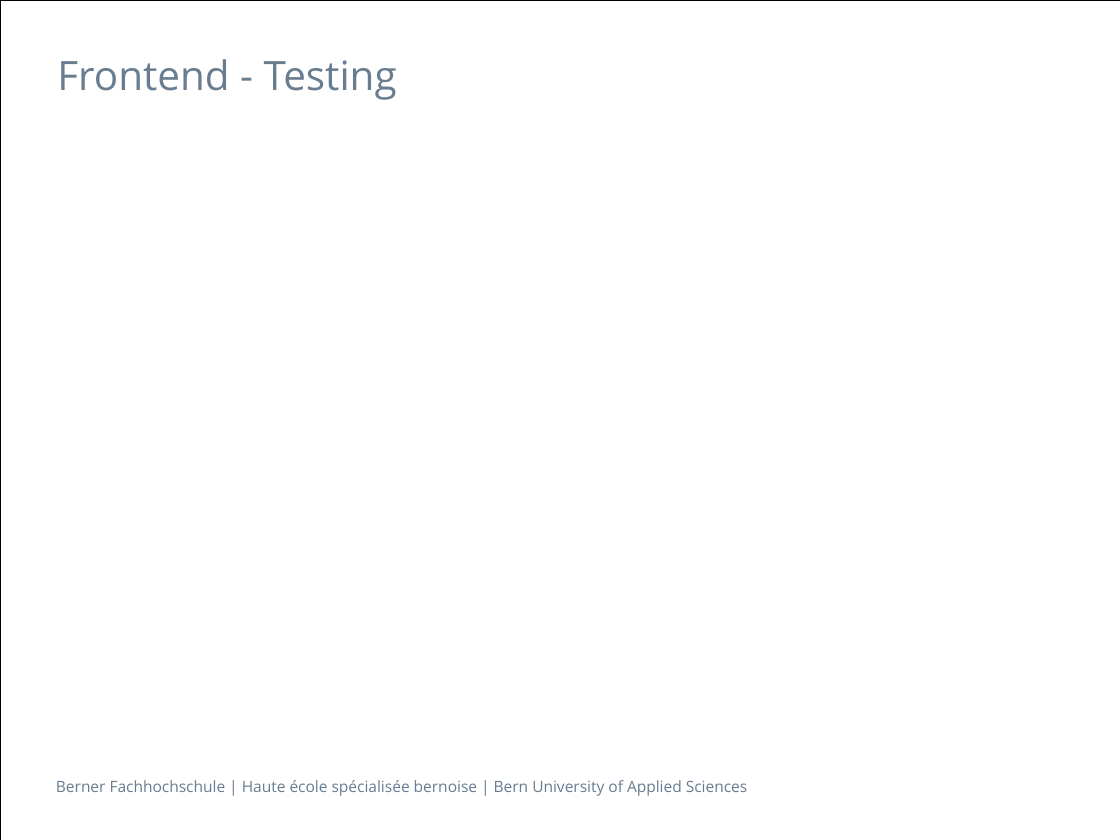
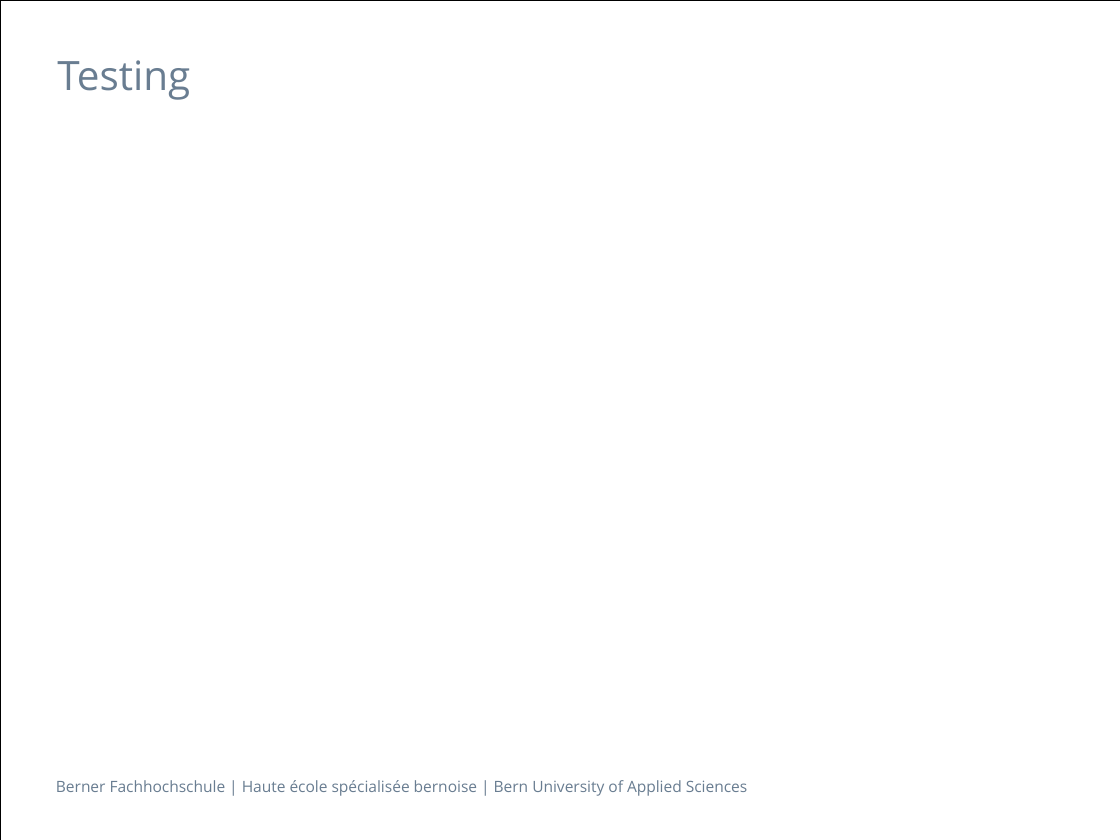
Before and after one commit to Franklin89/Zeiterfassung, a slide deck: slide 6 of Presentation/Präsentation Integrationsprojekt.pptx. Drawn at 1120x840 pixels with LibreOffice and Linux fonts; fonts in the diff are those of the drawing. Boxes give left, top, right and bottom in pixels: in the first picture for what was removed or moved away, otherwise in the second. Text is boxed around its words. In the diff, an @@ line names an element or a change of style, - is before the commit and + after.

```diff
--- a/Presentation/Präsentation Integrationsprojekt.pptx
+++ b/Presentation/Präsentation Integrationsprojekt.pptx
@@ title at [57,60,190,100]: text changed @@
-Frontend - Testing
+Testing
```
Also in this commit, not shown: 3 other slides changed.
